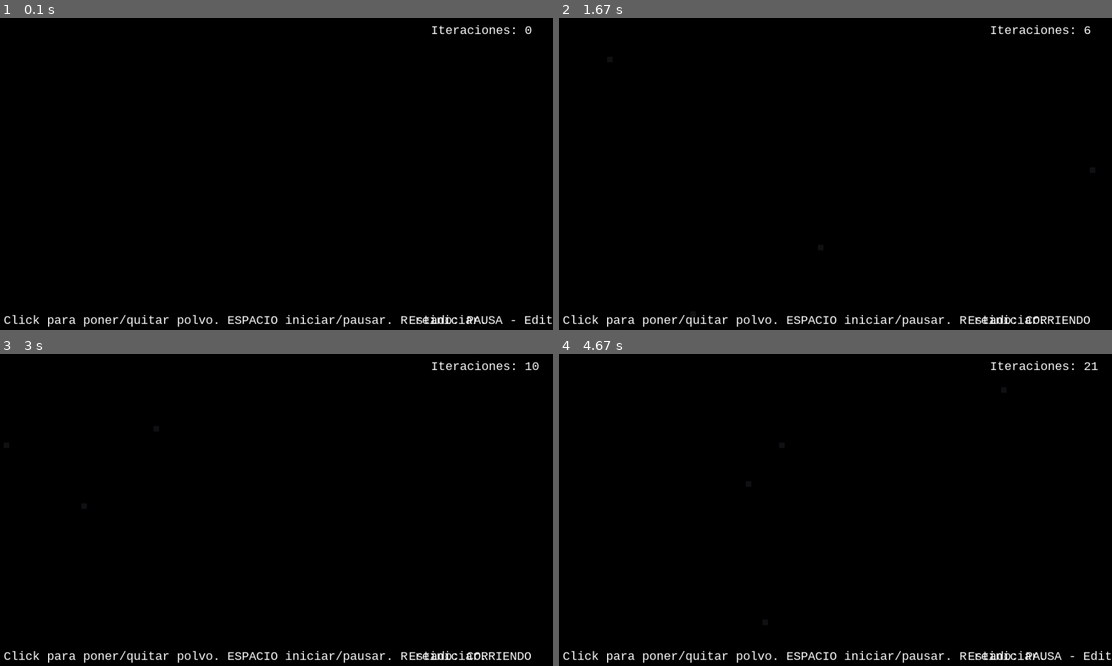
Above: before the commit, frames 1-4 (two rows, left to right).
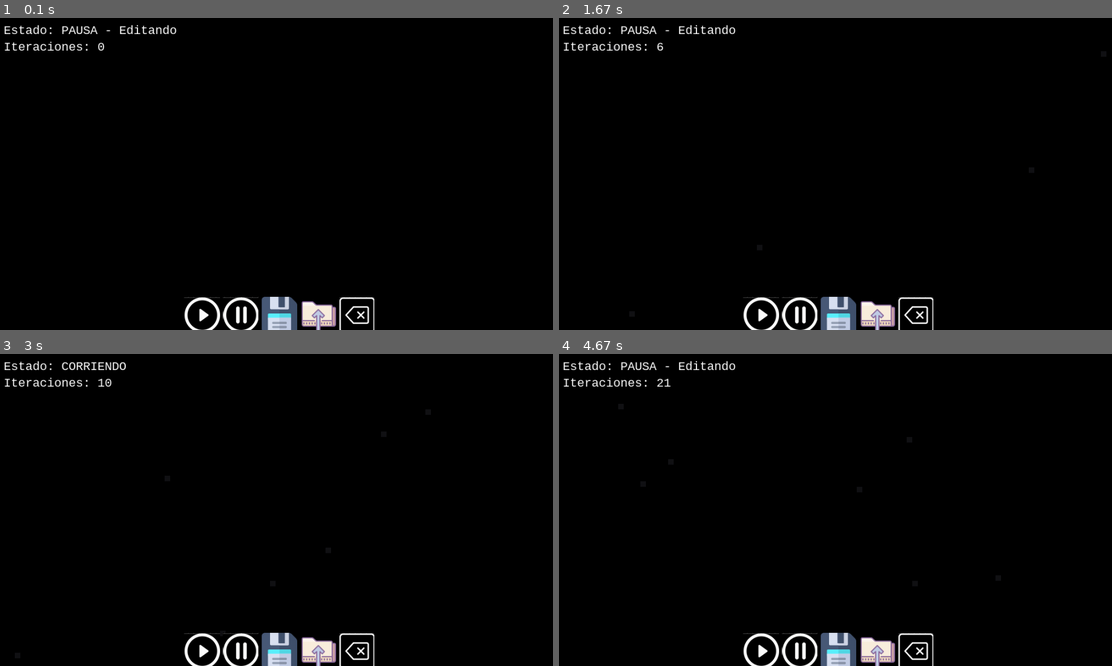
Above: after the commit, the same moments.

Repository: JcHasagi/Solar-system
Game: pygame game, started from main.py
Same seed, same stepped clock (60 frames per second), same inputs: the game is played once before the commit and once after it.
Inputs (mouse positions are in pixels of both pictures, inside the frame that each line leads up to):
- Up to frame 1 (0.1 s): no input
- Up to frame 2 (1.67 s): click (758, 311) at 0.43 s; click (912, 311) at 0.8 s; tap Space at 1.07 s; click (614, 46) at 1.6 s, where only the run after the commit has a clickable "Iteraciones: 6"
- Up to frame 3 (3 s): hold R 1.87-2.33 s; tap Space at 1.93 s; click (276, 647) at 2.5 s; move the mouse to (254, 456) at 2.87 s
- Up to frame 4 (4.67 s): click (813, 456) at 3 s; move the mouse to (758, 444) at 3.27 s; click (758, 444) at 3.4 s; tap Space at 3.73, 4.23, 4.57 s

The runs differ from the first frame. In frame 1, 3.6% of the frame differs, in the area x 0-100%, y 2-100%; in frame 2, 3.6%; in frame 3, 3.6%; in frame 4, 3.6%.

Commit message:
cambios en main.py para los botones de la interfaz

Diff:
--- a/main.py
+++ b/main.py
@@ -95,47 +95,95 @@
 def main():
     pygame.init()
     pygame.font.init()
+
+    play_img = pygame.image.load("play.png")
+    pause_img = pygame.image.load("pause.png")
+    save_img = pygame.image.load("save.png")
+    load_img = pygame.image.load("load.png")
+    clear_img = pygame.image.load("clear.png")
+
+    button_size = 50
+    button_spacing = 20
+    total_width = 5 * button_size + 4 * button_spacing
+    start_x = (width - total_width) // 2
+    y_pos = height - button_size - 10
+
+    button_rects = {
+        "play": pygame.Rect(start_x + 0 * (button_size + button_spacing), y_pos, button_size, button_size),
+        "pause": pygame.Rect(start_x + 1 * (button_size + button_spacing), y_pos, button_size, button_size),
+        "save": pygame.Rect(start_x + 2 * (button_size + button_spacing), y_pos, button_size, button_size),
+        "load": pygame.Rect(start_x + 3 * (button_size + button_spacing), y_pos, button_size, button_size),
+        "clear": pygame.Rect(start_x + 4 * (button_size + button_spacing), y_pos, button_size, button_size),
+    }
+
     screen = pygame.display.set_mode(size)
     pygame.display.set_caption("Simulación de Polvo Estelar y Planeta")
 
     clock = pygame.time.Clock()
-    running = False
+    paused = True
     world = PolvoEstelar()
     iterations = 0
 
     font = pygame.font.SysFont('Consolas', 24)
-    info_text = font.render("Click para poner/quitar polvo. ESPACIO iniciar/pausar. R reiniciar.", True, white)
 
     while True:
         for event in pygame.event.get():
             if event.type == pygame.QUIT:
                 print("End.")
                 sys.exit()
-            elif event.type == pygame.MOUSEBUTTONDOWN and not running:
-                x, y = pygame.mouse.get_pos()
-                mouse_click(world, x, y)
+
+            elif event.type == pygame.MOUSEBUTTONDOWN:
+                mx, my = event.pos
+                if button_rects["play"].collidepoint(mx, my):
+                    paused = False
+                elif button_rects["pause"].collidepoint(mx, my):
+                    paused = True
+                elif button_rects["save"].collidepoint(mx, my):
+                    file_path = filedialog.asksaveasfilename(defaultextension=".txt")
+                    if file_path:
+                        with open(file_path, 'w') as f:
+                            for row in world.grid:
+                                f.write(' '.join(str(cell) for cell in row) + '\n')
+                elif button_rects["load"].collidepoint(mx, my):
+                    file_path = filedialog.askopenfilename()
+                    if file_path:
+                        with open(file_path, 'r') as f:
+                            lines = f.readlines()
+                            for i, line in enumerate(lines):
+                                row = list(map(int, line.strip().split()))
+                                world.grid[i] = row
+                elif button_rects["clear"].collidepoint(mx, my):
+                    world.reset()
+                else:
+                    mouse_click(world, mx, my)
+
             elif event.type == pygame.KEYDOWN:
                 if event.key == pygame.K_SPACE:
-                    running = not running
+                    paused = not paused
                 elif event.key == pygame.K_r:
-                    running = False
+                    paused = True
                     world.reset()
                     iterations = 0
 
-        if running:
+        if not paused:
             world.update()
             iterations += 1
 
         screen.fill(black)
         world.draw(screen)
-        screen.blit(info_text, (10, height - 30))
 
-        status = "CORRIENDO" if running else "PAUSA - Editando"
+        status = "CORRIENDO" if not paused else "PAUSA - Editando"
         status_text = font.render(f"Estado: {status}", True, white)
-        screen.blit(status_text, (width - 260, height - 30))
+        screen.blit(status_text, (10, 10))
 
         iterations_text = font.render(f"Iteraciones: {iterations}", True, white)
-        screen.blit(iterations_text, (width - 220, 10))
+        screen.blit(iterations_text, (10, 40))
+
+        screen.blit(play_img, button_rects["play"].topleft)
+        screen.blit(pause_img, button_rects["pause"].topleft)
+        screen.blit(save_img, button_rects["save"].topleft)
+        screen.blit(load_img, button_rects["load"].topleft)
+        screen.blit(clear_img, button_rects["clear"].topleft)
 
         pygame.display.flip()
         clock.tick(10)
